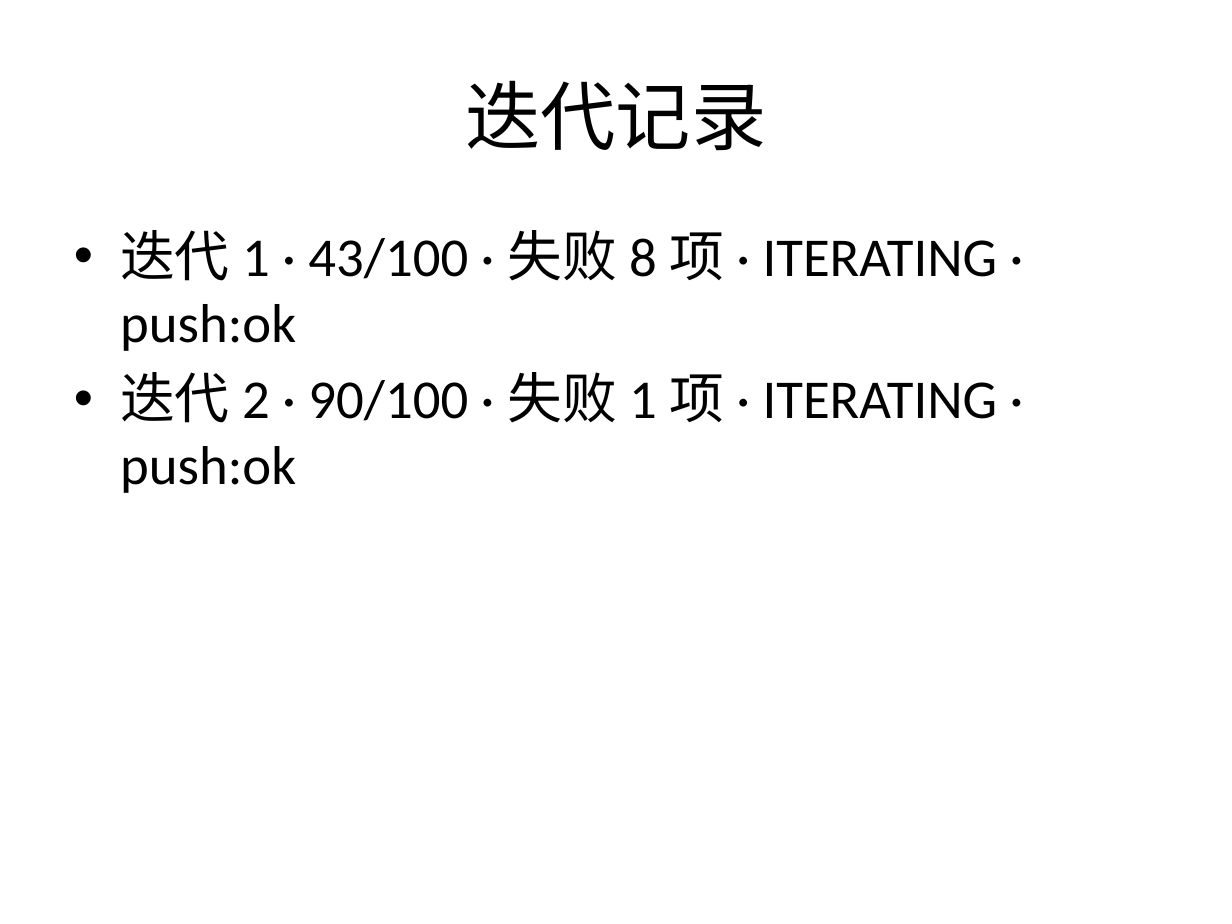
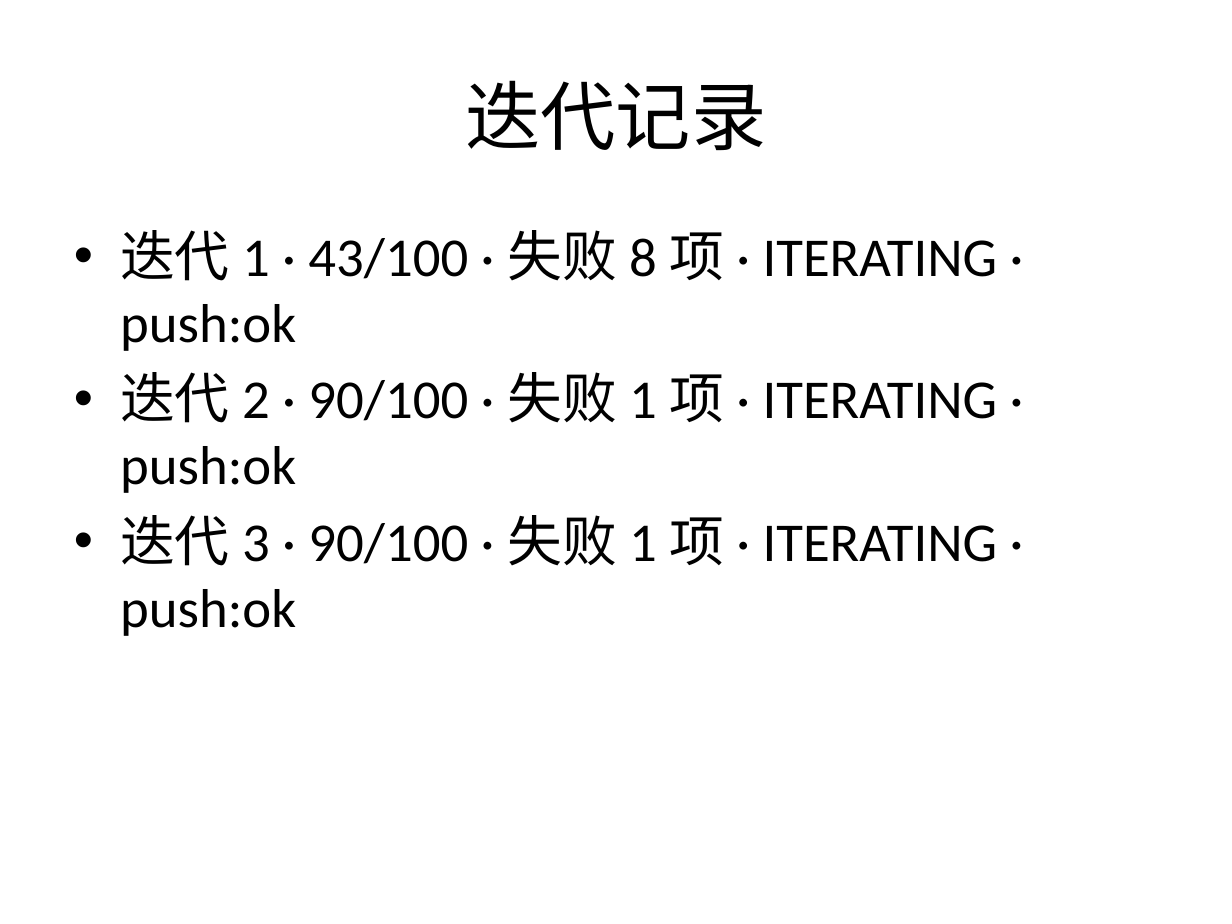
Before and after one commit to mqgg5630-cyber/test-auto-arena, a slide deck: slide 6 of output/slides/deck.pptx. Drawn at 1232x924 pixels with LibreOffice and Linux fonts; fonts in the diff are those of the drawing. Boxes give left, top, right and bottom in pixels: in the first picture for what was removed or moved away, otherwise in the second. Text is boxed around its words. In the diff, an @@ line names an element or a change of style, - is before the commit and + after.

```diff
--- a/output/slides/deck.pptx
+++ b/output/slides/deck.pptx
@@ text at (x1=120, y1=515, x2=997, y2=636): paragraph added @@
+• 迭代 3 · 90/100 · 失败 1 项 · ITERATING · push:ok
```
Also in this commit, not shown: 4 other files.
